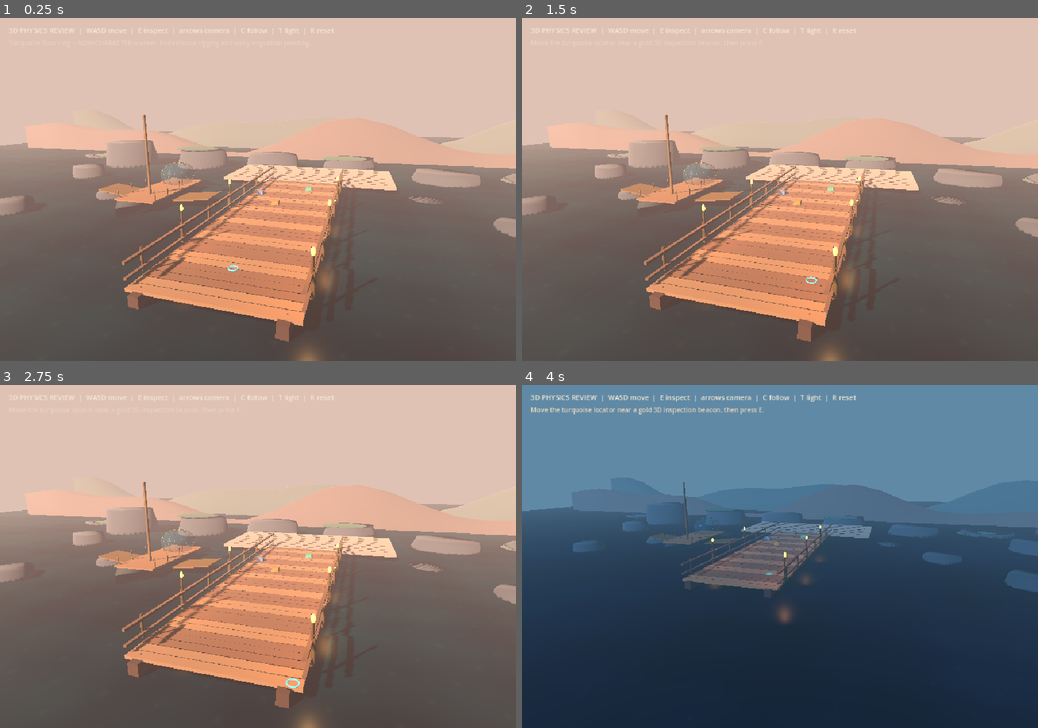
Above: before the commit, frames 1-4 (two rows, left to right).
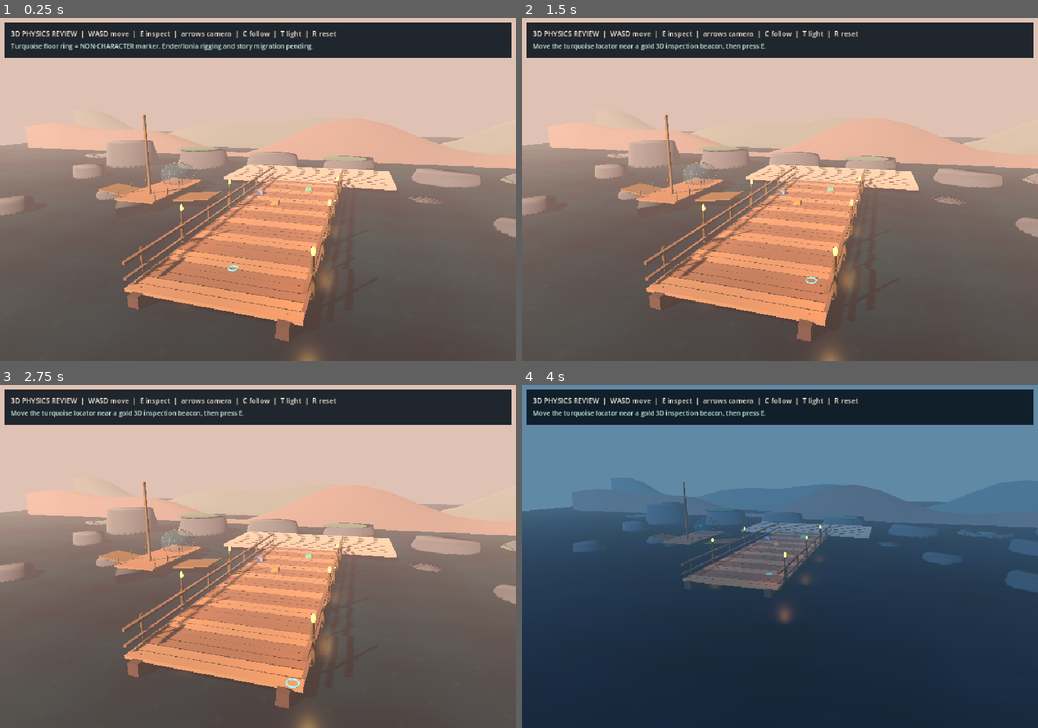
Above: after the commit, the same moments.

Repository: ndrorchestration/ToSailaStarrySky-jrpg
Game: Godot game, scene res://scenes/first_wake_3d_visual_slice.tscn
The game is run twice, just before and just after one commit, with the same random seed, the same clock (stepped at 60 frames per second) and the same inputs. This scene is started directly instead of the project's main scene.
Inputs:
- Up to frame 1 (0.25 s): no input
- Up to frame 2 (1.5 s): tap Enter at 0.5 s; hold D (tstss_3d_right) 0.53-1.28 s; tap E at 0.6, 1.25 s; hold S (tstss_3d_backward) from 1.28 s (still down); tap R at 1.35 s
- Up to frame 3 (2.75 s): tap E at 2 s; release S (tstss_3d_backward) at 2.03 s; hold D (tstss_3d_right) from 2.03 s (still down); tap V at 2.1 s
- Up to frame 4 (4 s): tap E at 2.75, 3.5 s; release D (tstss_3d_right) at 2.78 s; hold W (tstss_3d_forward) 2.78-3.53 s; tap C at 2.85 s; hold A (tstss_3d_left) from 3.53 s (still down); tap T at 3.6 s

The runs differ from the first frame. In frame 1, 10% of the frame differs, in the area x 0-100%, y 1-12%; in frame 2, 10%; in frame 3, 10%; in frame 4, 10%.

Commit message:
fix(ux): make 3D nav/status overlay readable in sunset and blue-hour GPU frames

Diff:
--- a/godot/scripts/first_wake_3d_visual_slice.gd
+++ b/godot/scripts/first_wake_3d_visual_slice.gd
@@ -430,19 +430,28 @@
     overlay.name = "ClearlyLabeled3DDevelopmentHUD"
     overlay.layer = 3
     add_child(overlay)
+    # Dark, input-transparent material ensures the development interaction
+    # text remains readable at both bright sunset and dark blue hour.
+    var backdrop := ColorRect.new()
+    backdrop.name = "ReadableDarkOverlayFor3DControls"
+    backdrop.position = Vector2(8, 8)
+    backdrop.size = Vector2(944, 67)
+    backdrop.color = Color(0.025, 0.065, 0.105, 0.88)
+    backdrop.mouse_filter = Control.MOUSE_FILTER_IGNORE
+    overlay.add_child(backdrop)
     navigation_notice = Label.new()
     navigation_notice.name = "NavigationControls"
-    navigation_notice.position = Vector2(16, 14)
+    navigation_notice.position = Vector2(20, 20)
     navigation_notice.text = "3D PHYSICS REVIEW  |  WASD move  |  E inspect  |  arrows camera  |  C follow  |  T light  |  R reset"
     navigation_notice.add_theme_font_size_override("font_size", 13)
     navigation_notice.add_theme_color_override("font_color", Color("#f4e9d4"))
     overlay.add_child(navigation_notice)
     navigation_status = Label.new()
     navigation_status.name = "HonestArtworkStatus"
-    navigation_status.position = Vector2(16, 38)
+    navigation_status.position = Vector2(20, 44)
     navigation_status.text = "Turquoise floor ring = NON-CHARACTER marker. Ender/Ionia rigging and story migration pending."
     navigation_status.add_theme_font_size_override("font_size", 12)
-    navigation_status.add_theme_color_override("font_color", Color("#e4d4ba"))
+    navigation_status.add_theme_color_override("font_color", Color("#c5eadc"))
     overlay.add_child(navigation_status)
 
 func inspect_nearest_probe() -> bool:
